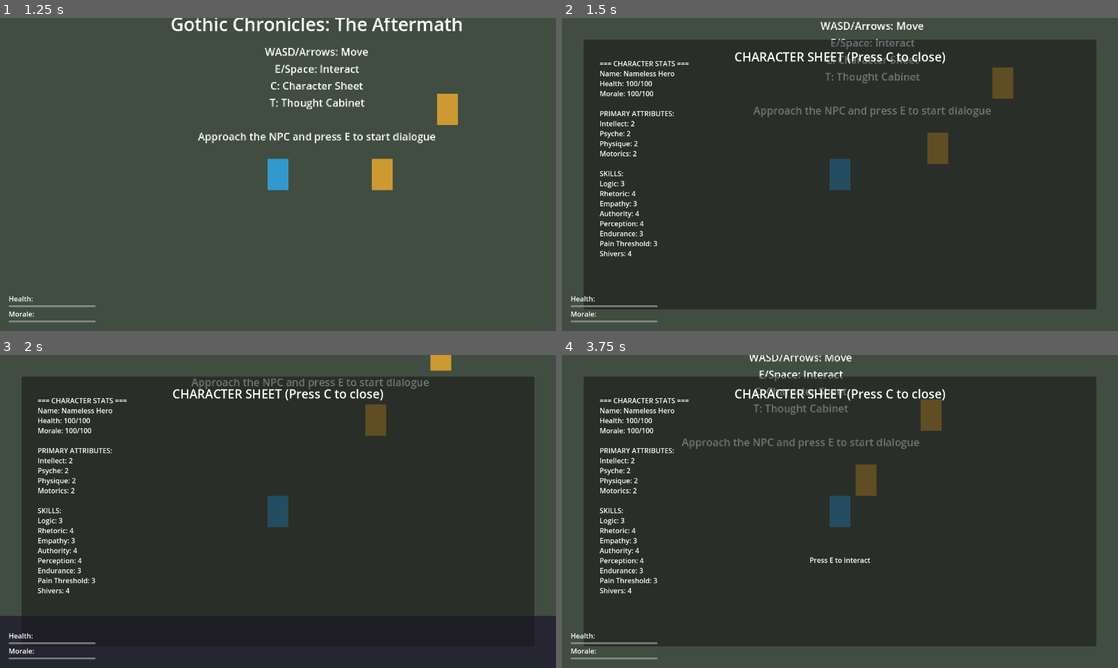
Above: before the commit, frames 1-4 (two rows, left to right).
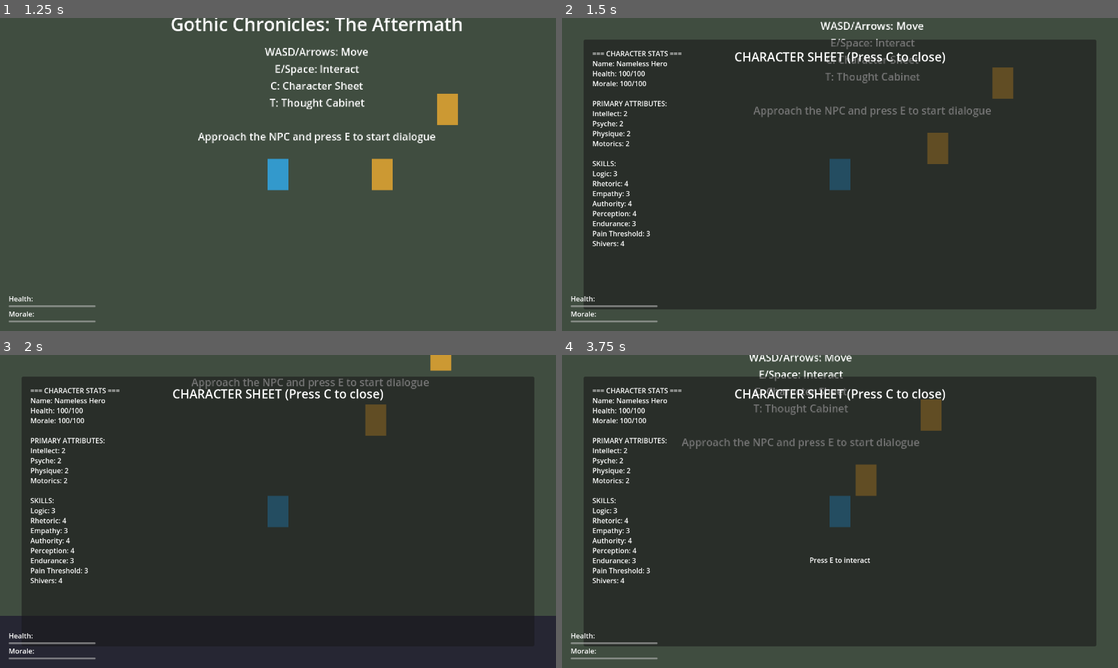
Above: after the commit, the same moments.

Repository: jancbeck/game
Game: Godot game, scene res://scenes/main.tscn
Two runs of this game, one before a commit and one after it. Both use one fixed random seed, a clock stepped at 60 frames per second and the inputs below.
Inputs:
- Up to frame 1 (1.25 s): tap Enter at 0.5 s; hold D (move_right) from 0.53 s (still down); hold E (interact) from 0.53 s (still down)
- Up to frame 2 (1.5 s): release D (move_right) at 1.28 s; release E (interact) at 1.28 s; hold S (move_down) from 1.28 s (still down); tap C (open_character_sheet) at 1.35 s
- Up to frame 3 (2 s): keep holding S (move_down)
- Up to frame 4 (3.75 s): tap C (open_character_sheet) at 2 s; release S (move_down) at 2.03 s; hold D (move_right) 2.03-2.78 s; hold T (open_thought_cabinet) 2.03-2.78 s; hold W (move_up) 2.78-3.53 s; tap E (interact) at 2.85 s; tap T (open_thought_cabinet) at 3.5 s; hold A (move_left) from 3.53 s (still down); hold C (open_character_sheet) from 3.53 s (still down)

Frame 1 is identical in both runs. In frame 2, 2.1% of the frame differs, in the area x 5-23%, y 10-77%; in frame 3, 2.1%; in frame 4, 2.1%.

Commit message:
Fix code review issues: improve string formatting and use signals instead of print
Co-authored-by: jancbeck <865311+jancbeck@users.noreply.github.com>

Diff:
--- a/scripts/character_stats.gd
+++ b/scripts/character_stats.gd
@@ -110,26 +110,23 @@
 
 func get_stats_summary() -> String:
 	"""Return a formatted string of all character stats"""
-	return """
-	=== CHARACTER STATS ===
-	Name: %s
-	Health: %d/100
-	Morale: %d/100
-
-	PRIMARY ATTRIBUTES:
-	Intellect: %d
-	Psyche: %d
-	Physique: %d
-	Motorics: %d
-
-	SKILLS:
-	Logic: %d
-	Rhetoric: %d
-	Empathy: %d
-	Authority: %d
-	Perception: %d
-	Endurance: %d
-	Pain Threshold: %d
-	Shivers: %d
-	""" % [character_name, health, morale, intellect, psyche, physique, motorics,
-		   logic, rhetoric, empathy, authority, perception, endurance, pain_threshold, shivers]
+	var summary = ""
+	summary += "=== CHARACTER STATS ===\n"
+	summary += "Name: %s\n" % character_name
+	summary += "Health: %d/100\n" % health
+	summary += "Morale: %d/100\n\n" % morale
+	summary += "PRIMARY ATTRIBUTES:\n"
+	summary += "Intellect: %d\n" % intellect
+	summary += "Psyche: %d\n" % psyche
+	summary += "Physique: %d\n" % physique
+	summary += "Motorics: %d\n\n" % motorics
+	summary += "SKILLS:\n"
+	summary += "Logic: %d\n" % logic
+	summary += "Rhetoric: %d\n" % rhetoric
+	summary += "Empathy: %d\n" % empathy
+	summary += "Authority: %d\n" % authority
+	summary += "Perception: %d\n" % perception
+	summary += "Endurance: %d\n" % endurance
+	summary += "Pain Threshold: %d\n" % pain_threshold
+	summary += "Shivers: %d\n" % shivers
+	return summary
--- a/scripts/thought_cabinet.gd
+++ b/scripts/thought_cabinet.gd
@@ -7,6 +7,8 @@
 signal thought_added(thought: Thought)
 signal thought_internalized(thought: Thought)
 signal thought_removed(thought: Thought)
+signal thought_cabinet_full()
+signal thought_not_found(thought_id: String)
 
 class Thought:
 	var id: String
@@ -70,7 +72,7 @@
 func internalize_thought(thought_id: String) -> bool:
 	"""Start internalizing a thought"""
 	if active_thoughts.size() >= max_active_thoughts:
-		print("Thought cabinet is full!")
+		thought_cabinet_full.emit()
 		return false
 
 	var thought = get_thought_by_id(thought_id)
@@ -80,6 +82,8 @@
 		available_thoughts.erase(thought)
 		thought_internalized.emit(thought)
 		return true
+
+	thought_not_found.emit(thought_id)
 	return false
 
 func remove_thought(thought_id: String) -> bool:
